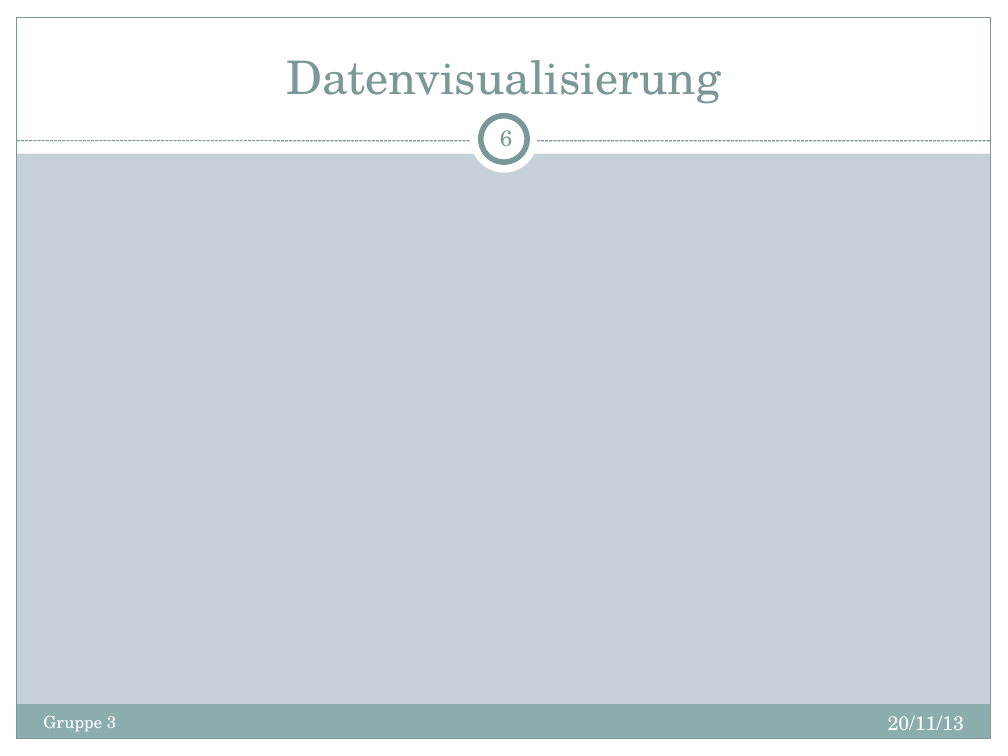
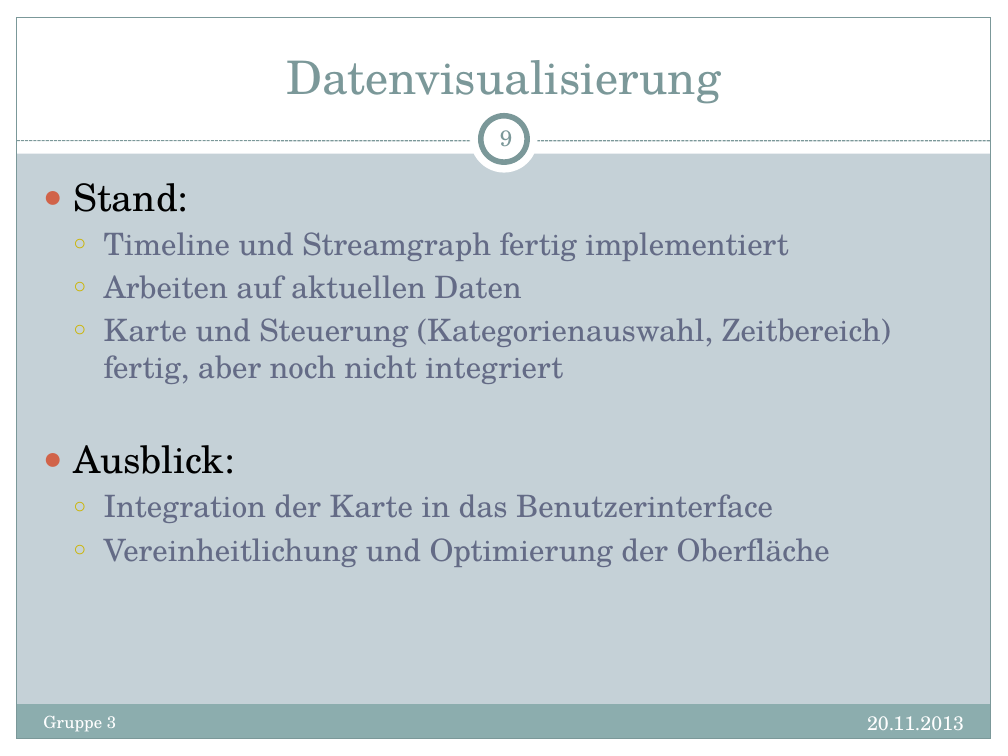
Before and after one commit to d-f/bugfree-octo-ironman, a slide deck: slide 9 of presentations/Termin2.pptx (slide 6 before the commit). Drawn at 1008x756 pixels with LibreOffice and Linux fonts; fonts in the diff are those of the drawing. Boxes give left, top, right and bottom in pixels: in the first picture for what was removed or moved away, otherwise in the second. Text is boxed around its words. In the diff, an @@ line names an element or a change of style, - is before the commit and + after.

```diff
--- a/presentations/Termin2.pptx
+++ b/presentations/Termin2.pptx
@@ page number at (500, 130, 512, 146): text changed @@
-6
+9
@@ text added at (73, 183, 891, 567), 22 pt, text #646B86 @@
+● Stand:
+  ○ Timeline und Streamgraph fertig implementiert
+  ○ Arbeiten auf aktuellen Daten
+  ○ Karte und Steuerung (Kategorienauswahl, Zeitbereich) fertig, aber noch nicht integriert
+● Ausblick:
+  ○ Integration der Karte in das Benutzerinterface
+  ○ Vereinheitlichung und Optimierung der Oberfläche
@@ text at (867, 716, 964, 730): text changed @@
-20/11/13
+20.11.2013
```
Also in this commit, not shown: 13 other slides changed, 3 slides added, 1 other file.
